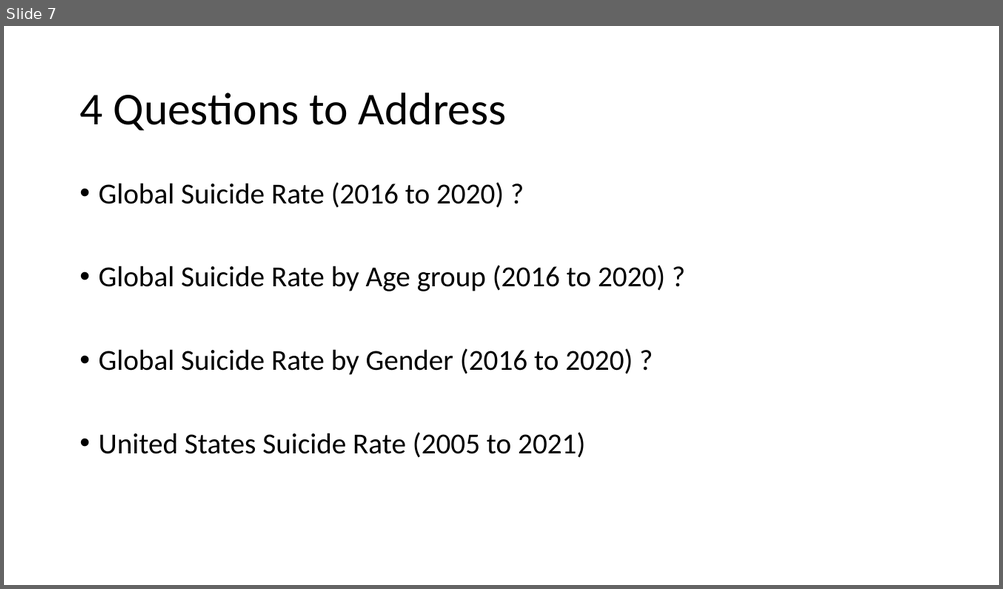
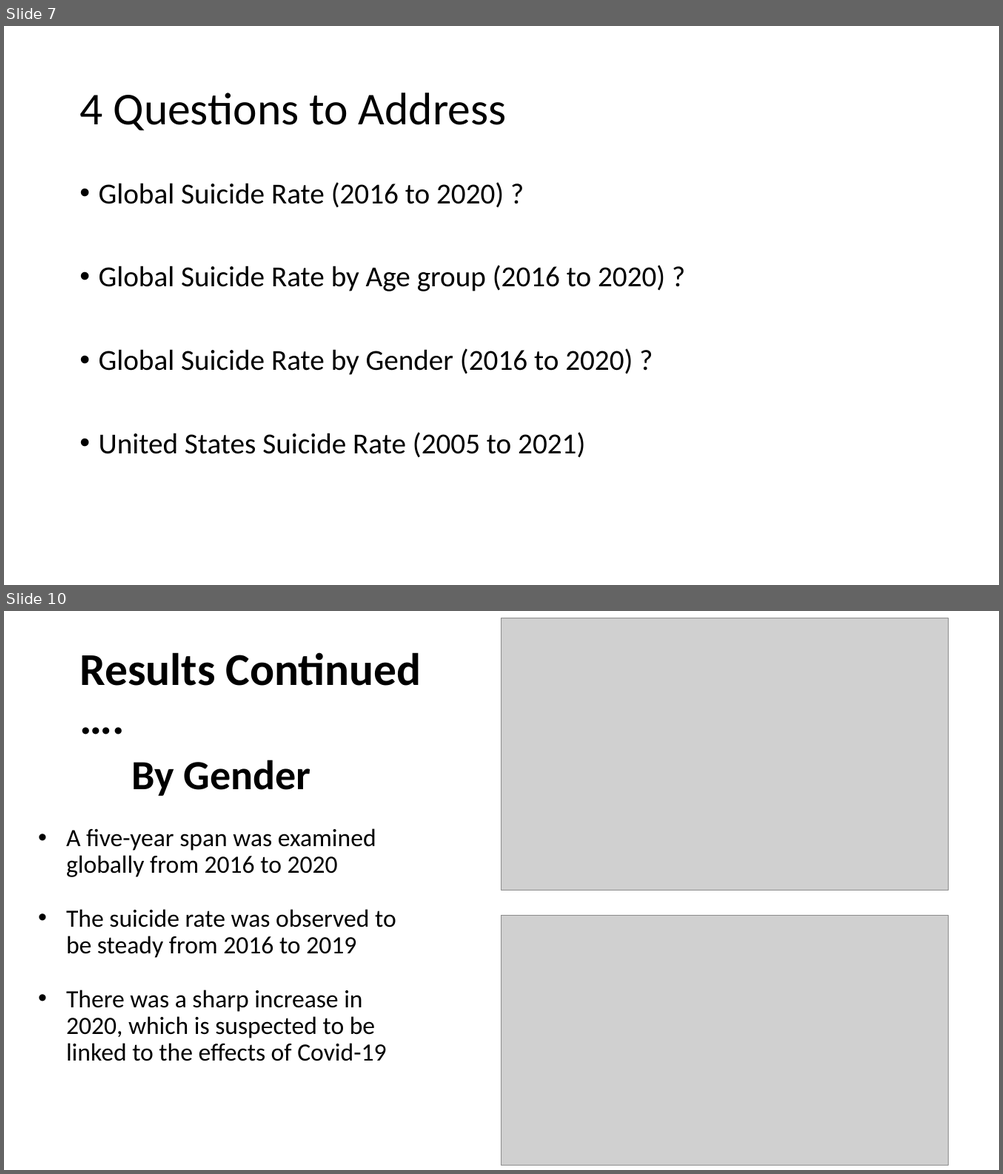
Before and after one commit to BirundhaVaratharajan/Project-1, a slide deck: Project 1 PPT.pptx. Shown one above the other, each under a label of ours: slide 7 before the commit, slides 7 and 10 after it; the slides between them are not shown. The pictures are 1003x589 and 1003x1174 pixels, drawn with LibreOffice and Linux fonts; fonts in the diff are those of the drawing; grey boxes stand for pictures. Boxes give left, top, right and bottom in pixels: in the first picture for what was removed or moved away, otherwise in the second. Text is boxed around its words. In the diff, an @@ line names an element or a change of style, - is before the commit and + after.

```diff
--- a/Project 1 PPT.pptx
+++ b/Project 1 PPT.pptx
@@ slide 10 added at [4, 611, 999, 1170], background #FFFFFF @@
@@ picture added at [502, 618, 948, 891] @@
@@ title added at [79, 652, 421, 686], 44 pt, text #000000, bold @@
+Results Continued ….
@@ text added at [66, 760, 396, 1062], 24 pt, text #000000 @@
+By Gender
+• A five-year span was examined globally from 2016 to 2020
+• The suicide rate was observed to be steady from 2016 to 2019
+• There was a sharp increase in 2020, which is suspected to be linked to the effects of Covid-19
@@ picture added at [502, 915, 948, 1166] @@
```
Also in this commit, not shown: 2 slides changed, 1 other slide added.
